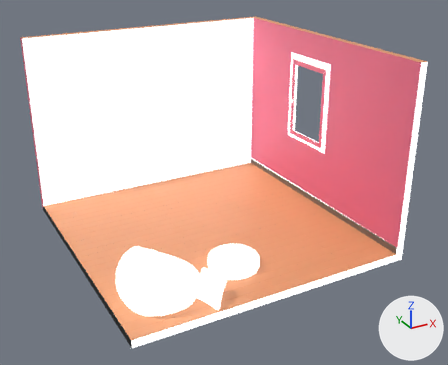
Two versions of the glTF model static/assets/models/room.glb, one commit apart.
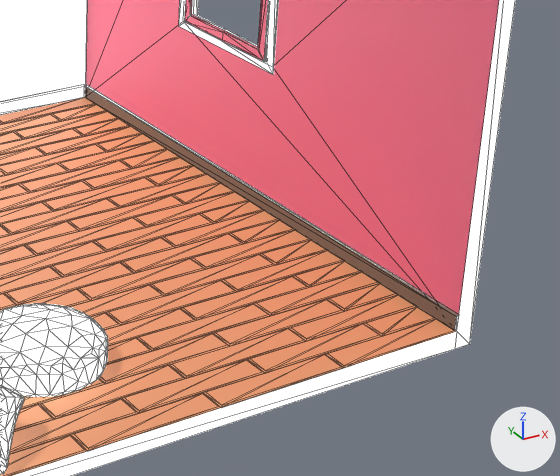
Old and new are each drawn whole from a 50 mm camera at (-9.29, -17.06, 10.2) aimed at (-0.15, -0.44, 1.89) and again close up on the part from 49% to 98% of the width and 34% to 85% of the height. Arrows for +X, +Y and +Z are at lower right; the lights stay in place. The last two pictures show the newer version. The close-ups show mesh edges as thin lines. Where no turn or scale is listed for an object, it has been applied to the vertices.

Objects in the first close-up: 'BAKED_1'.
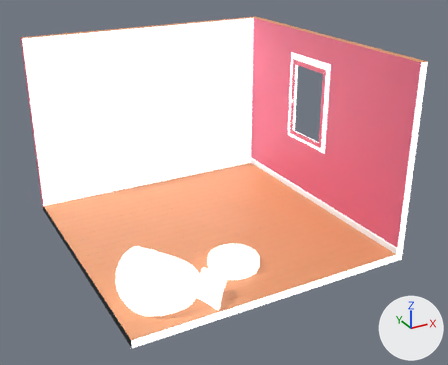
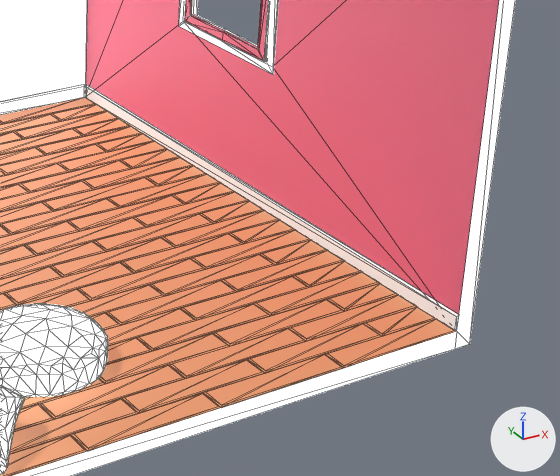
Where the change shows, as pixel boxes (x1, y1, x2, y2) in the close-ups (560 x 476 px):
'BAKED_1', recoloured
    both: (80, 85, 461, 334)

What changed in the scene script:
```text
Change mat_material_socalo:
    mat_material_socalo.base_color: (0.18, 0.12, 0.09) -> (1.0, 1.0, 1.0)  # brown #766155 -> white #ffffff
```
